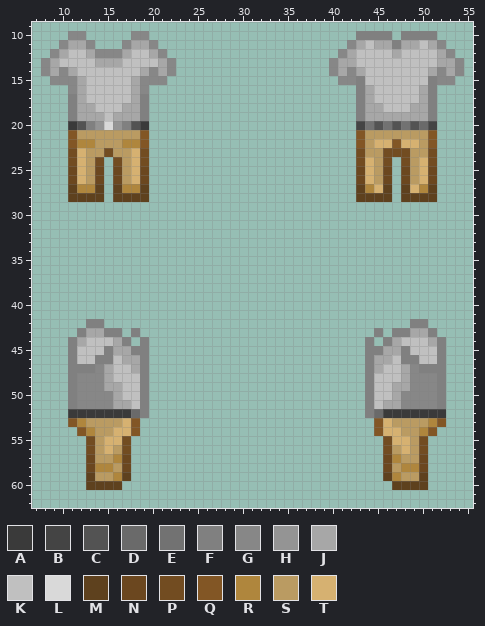
Pixel-art sprite, stored at Resources/Textures/_CD/Clothing/Uniforms/Jumpsuit/Casual/cargo_casual.rsi/equipped-INNERCLOTHING.png. The picture above is the old version.
The file is 64x64 pixels. Colours within 5 levels of each other are drawn and written as one. Shown: x 7..55, y 9..62.
Palette (. is transparent): A #3a3a3a  B #444444  C #535353  D #6a6a6a  E #727272  F #808080  G #878787  H #949494  J #a7a7a7  K #c0c0c0  L #d9d9d9  M #5e411e  N #6b471f  P #724c21  Q #825625  R #af863d  S #ba9b62  T #d6b171
Pixels before (only the part around the change), first column x 7:
11 ...GJJG...GJJG.....................GJKJJFJJKJG...
12 ..GJKKJGGGJKKJG...................GJKKKKJKKKKJG..
13 .GJKKKKJJJKKKKJG.................GJJKKKKKKKKKJJG.
14 .GJGJKKKKKKKJGJG.................GJGJKKKKKKKJGJG.
15 ..GGGJKKKKKJGGG...................GGFKKKKKKKFGG..
16 ....GJKKKKKJG.......................FJKKKKKJF....
17 ....FJKKKKKJF.......................FJKKKKKJF....
18 ....FJJKKKJJF.......................FJJKKKJJF....
19 ....FJJJKJJJF.......................FJJJJJJJF....
20 ....ACFHLHFCA.......................BECECECDB....
21 ....QSSSSSSSQ.......................QSSSSSSSQ....
22 ....QRRSSSRRQ.......................QSTTQTTSQ....
23 ....PTSSPSSTP.......................PSSPPPSSP....
24 ....PTSP.PSTP.......................PTSP.PSTP....
25 ....NTSN.NSTN.......................NTSN.NSTN....
26 ....NTSN.NSTN.......................NTSN.NSTN....
27 ....MRRM.MRRM.......................MRTM.MTRM....
28 ....MMMM.MMMM.......................MMMM.MMMM....
29 .................................................
30 .................................................
31 .................................................
32 .................................................
33 .................................................
34 .................................................
35 .................................................
36 .................................................
37 .................................................
38 .................................................
39 .................................................
40 .................................................
41 .................................................
42 ......FF..................................FF.....
43 .....FJJFF.F..........................F.FFJJF....
44 ....FJKKKJF.F........................F.FJKKKJF...
45 ....FKKKFJJFF........................FFJJFKKKF...
46 ....FKKFFKJJF........................FJJKFFKKF...
47 ....FFFGJKKJF........................FJKKJGFFF...
48 ....FGGGJKKKF........................FKKKJGGGF...
49 ....FGGGJJKKF........................FKKJJGGGF...
50 ....FGGGGJKKF........................FKKJGGGGF...
51 ....FGGGGJJKF........................FKJJGGGGF...
52 ....AAAAAAADF........................FDAAAAAAA...
53 ....QRSSSSTQ..........................QTSSSSRQ...
54 .....QRSSTTQ..........................QTTSSRQ....
55 ......PSTTP............................PTTSP.....
56 ......PSTSP............................PSTSP.....
57 ......NSSRN............................NRSSN.....
58 ......NRRSN............................NSRRN.....
59 ......MSSRM............................MRSSM.....
60 ......MMMM..............................MMMM.....
61 .................................................
62 .................................................
After:
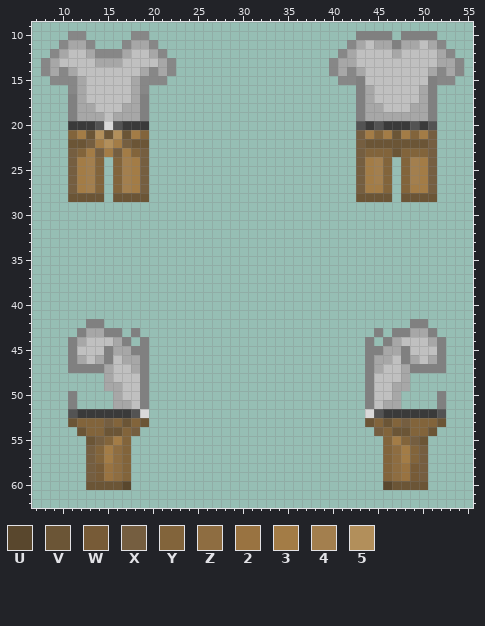
Colours new in this view: U #59472d  V #6b5536  W #775b37  X #755e40  Y #82643b  Z #8e6d41  2 #997341  3 #a37c46  4 #a37f4e  5 #b28f5b
The edit:
Changed rows in their new state; - is an unchanged pixel.
first column x 11:
20 -AAC-CAA------------------------CA-AAA-AC
21 Y3V5V5V3Y-----------------------X3Y3V3Y3X
22 VVX353XVV-----------------------XVVVVVVVX
23 XY3X3X3YX-----------------------XYYYVYYYX
24 X34Y-Y43X-----------------------X34Y-Y43X
25 X34Y-Y43X-----------------------X34Y-Y43X
26 X34Y-Y43X-----------------------X34Y-Y43X
27 X34Y-Y43X-----------------------X33Y-Y33X
28 VVVV-VVVV-----------------------VVVV-VVVV
first column x 11:
46 -J-J----------------------------------J-J-
47 ---F----------------------------------F---
48 ....----------------------------------....
49 ....----------------------------------....
50 -....--------------------------------....-
51 -....--------------------------------....-
52 C------CL------------------------LC------C
53 VYYYXYVYV------------------------VYVYXYYYV
54 -VYYVVYX--------------------------XYVVYYV-
55 --VXY3Y----------------------------Y3YXV--
56 --XY3ZY----------------------------YZ3YX--
57 --XY3ZY----------------------------YZ3YX--
58 --XW2ZY----------------------------YZ2WX--
59 --XW2ZY----------------------------YZ2WX--
60 --VVVVU----------------------------UVVVV--
Where, in picture pixels (left, top, right, bottom), the same in both pictures:
changed: (68, 121, 149, 202)
changed: (356, 121, 437, 202)
changed: (68, 355, 149, 490)
changed: (365, 355, 446, 490)
